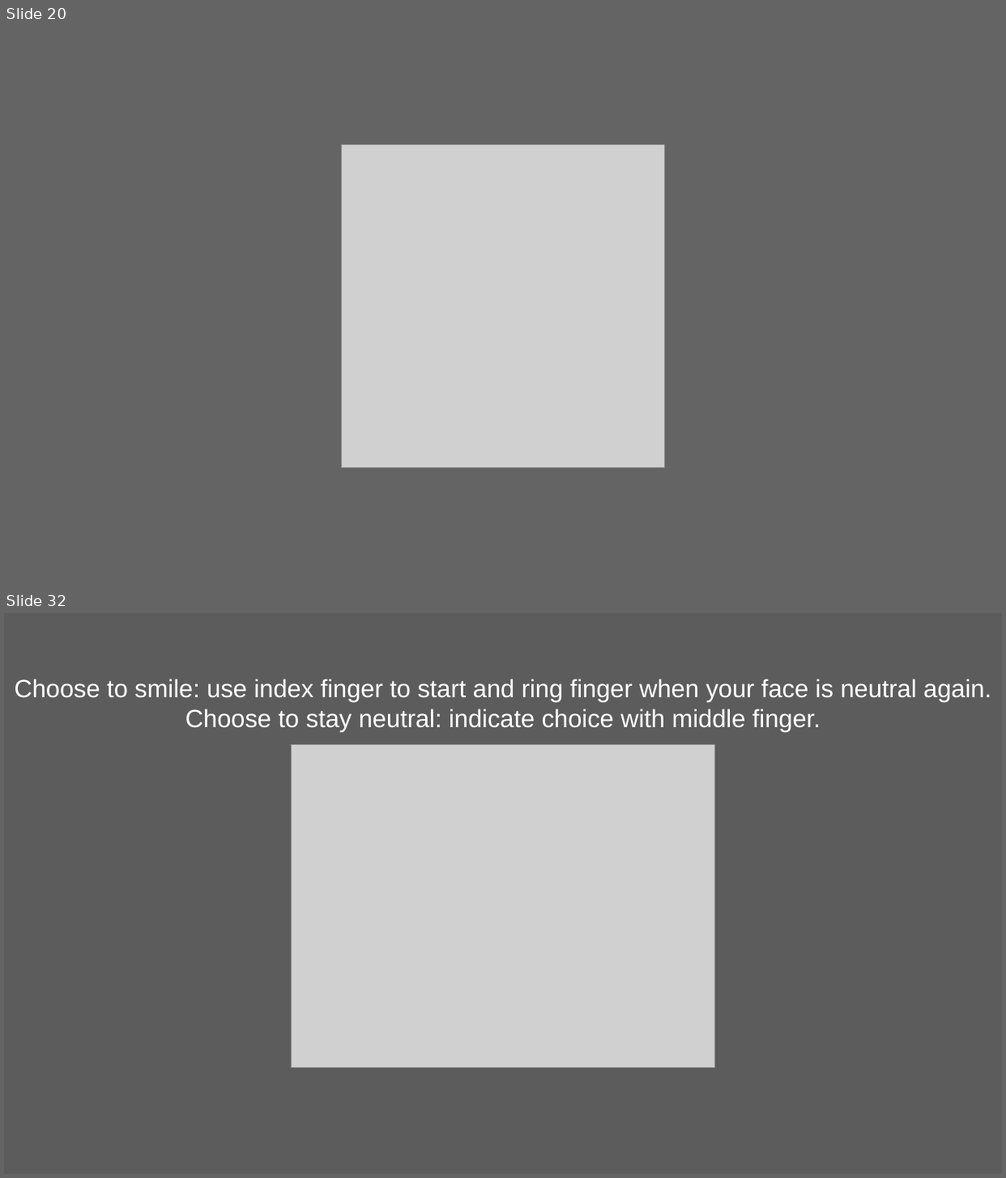
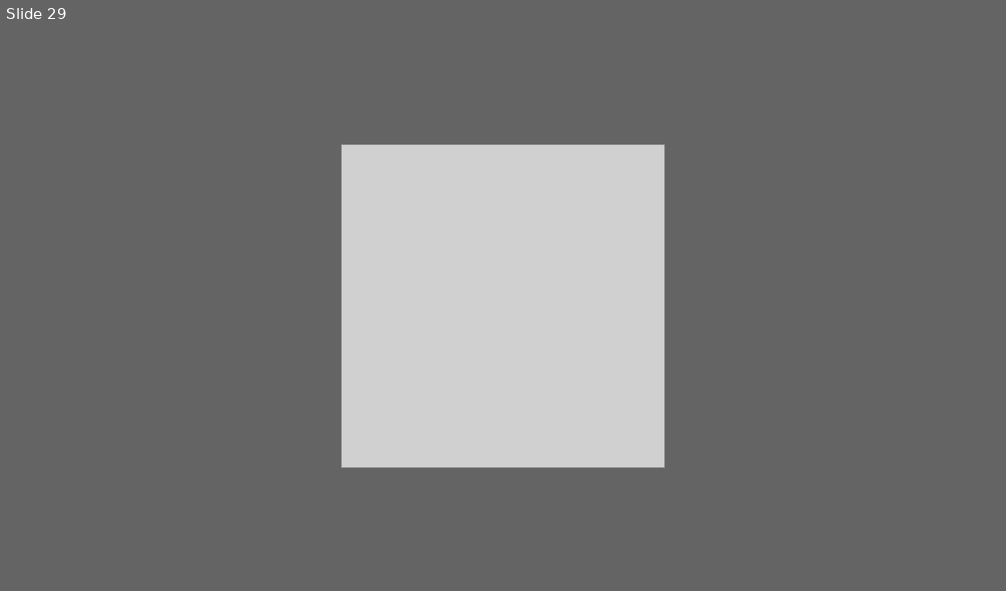
Before and after one commit to kwellstein/social_affective_prediction_task, a slide deck: control_task/stimuli/originals_SAPC_Task.pptx. Shown one above the other, each under a label of ours: slides 20 and 32 before the commit, slide 29 after it; the slides between them are not shown. The pictures are 1006x1178 and 1006x591 pixels, drawn with LibreOffice and Linux fonts; fonts in the diff are those of the drawing; grey boxes stand for pictures. Boxes give left, top, right and bottom in pixels: in the first picture for what was removed or moved away, otherwise in the second. Text is boxed around its words. In the diff, an @@ line names an element or a change of style, - is before the commit and + after.

```diff
--- a/control_task/stimuli/originals_SAPC_Task.pptx
+++ b/control_task/stimuli/originals_SAPC_Task.pptx
@@ slide 32 removed at <box>4,613,1002,1174</box>, background #5C5C5C @@
@@ text removed at <box>15,679,991,732</box> @@
-Choose to smile: use index finger to start and ring finger when your face is neutral again.
-Choose to stay neutral: indicate choice with middle finger.
@@ picture removed at <box>292,745,715,1068</box> @@
@@ what was slide 20 is now slide 29 @@
```
Also in this commit, not shown: 3 slides changed, 8 slides added, 24 other slides removed, 50 other files.
